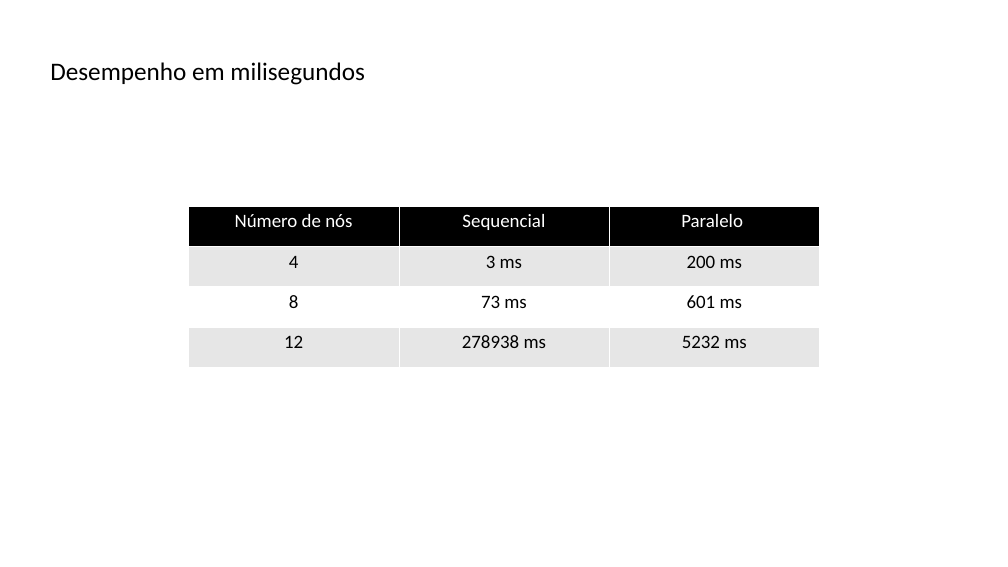
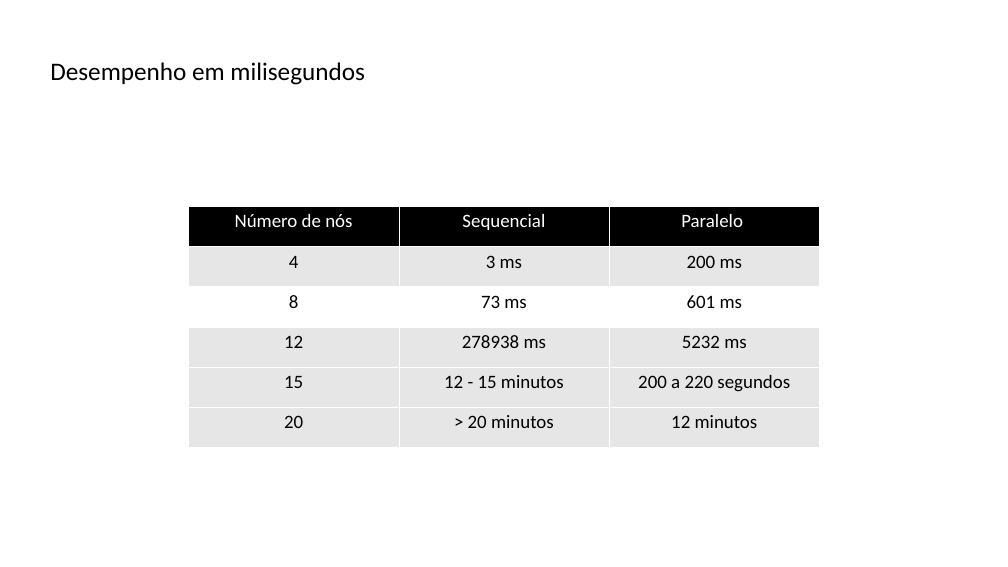
Before and after one commit to lquatrin/inf2591, a slide deck: slide 43 of x102.pptx. Drawn at 1008x567 pixels with LibreOffice and Linux fonts; fonts in the diff are those of the drawing. Boxes give left, top, right and bottom in pixels: in the first picture for what was removed or moved away, otherwise in the second. Text is boxed around its words. In the diff, an @@ line names an element or a change of style, - is before the commit and + after.

```diff
--- a/x102.pptx
+++ b/x102.pptx
@@ table at (188, 206, 819, 448) @@
+row 5: 15 | 12 - 15 minutos | 200 a 220 segundos
+row 6: 20 | > 20 minutos | 12 minutos
```
Also in this commit, not shown: 4 other slides changed.
